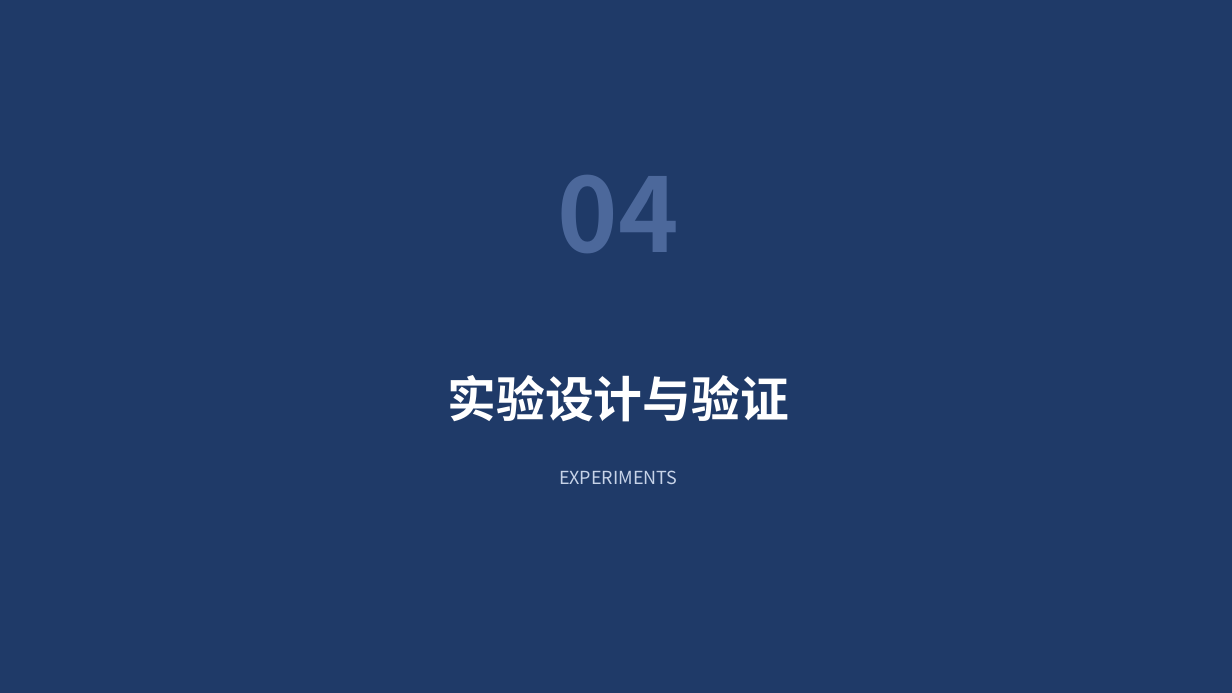
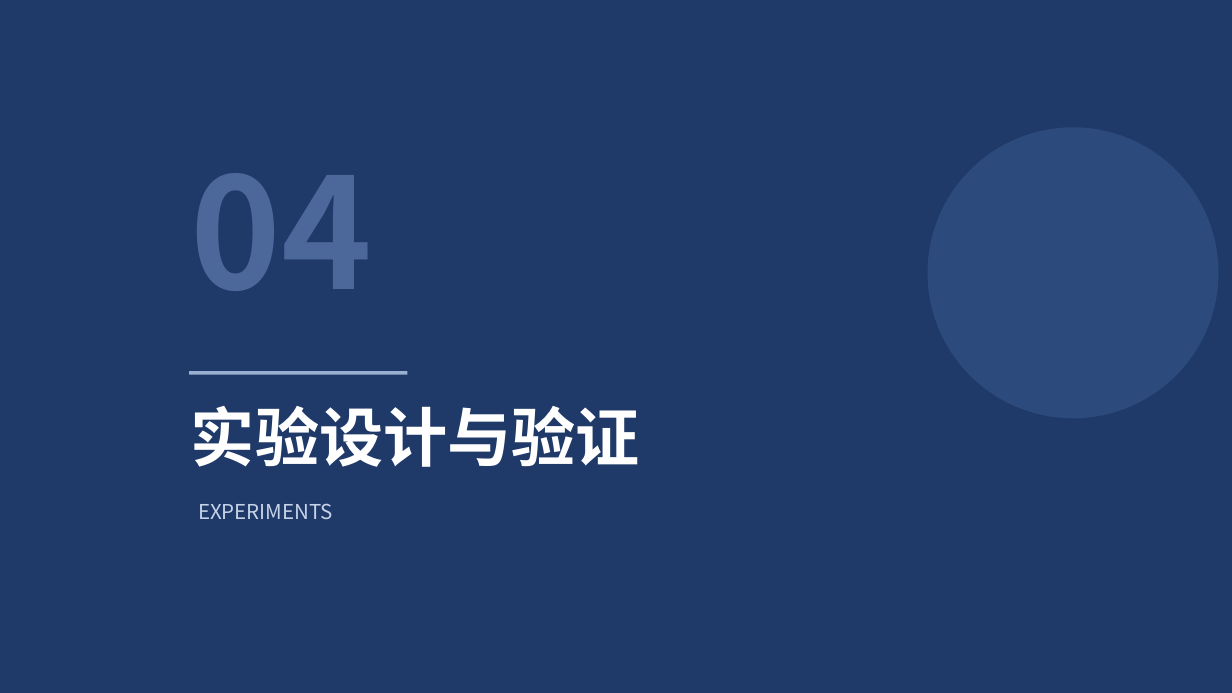
Before and after one commit to Outer-nebula-observer/yz-03, a slide deck: slide 20 of 汇报PPT/最终汇报成果.pptx. Drawn at 1232x693 pixels with LibreOffice and Linux fonts; fonts in the diff are those of the drawing. Boxes give left, top, right and bottom in pixels: in the first picture for what was removed or moved away, otherwise in the second. Text is boxed around its words. In the diff, an @@ line names an element or a change of style, - is before the commit and + after.

```diff
--- a/汇报PPT/最终汇报成果.pptx
+++ b/汇报PPT/最终汇报成果.pptx
@@ text "04": place and size @@
-text "04" at <box>558,175,679,253</box>
+text "04" at <box>191,173,373,291</box>
@@ text "04" at <box>191,173,373,291</box>: size 80 to 120 pt; alignment centre to left @@
@@ ellipse added at <box>928,128,1219,419</box>, fill #2C4A7C @@
@@ rectangle added at <box>189,372,408,375</box>, fill #9AB0D0 @@
@@ text "实验设计与验证": place and size @@
-text "实验设计与验证" at <box>447,375,788,422</box>
+text "实验设计与验证" at <box>191,406,640,467</box>
@@ text "实验设计与验证" at <box>191,406,640,467</box>: size 38 to 50 pt; alignment centre to left @@
@@ text "EXPERIMENTS": place and size @@
-text "EXPERIMENTS" at <box>559,470,678,484</box>
+text "EXPERIMENTS" at <box>198,503,333,519</box>
@@ text "EXPERIMENTS" at <box>198,503,333,519</box>: size 14 to 16 pt; alignment centre to left @@
```
Also in this commit, not shown: 27 other slides changed, 2 other files.
